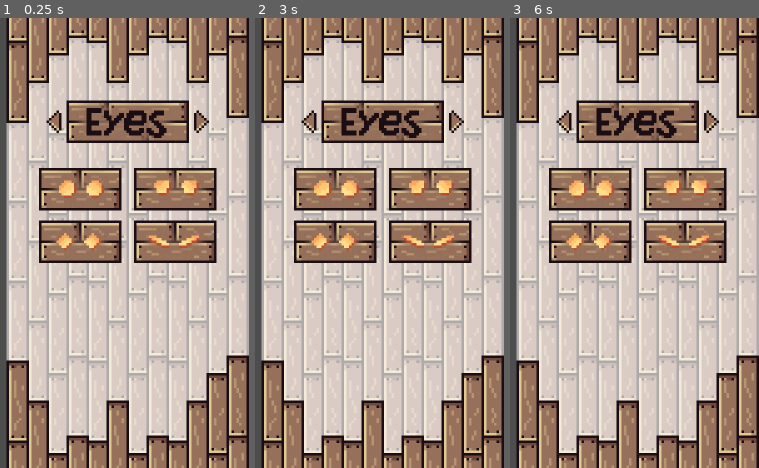
Above: before the commit, frames 1-3 (left to right).
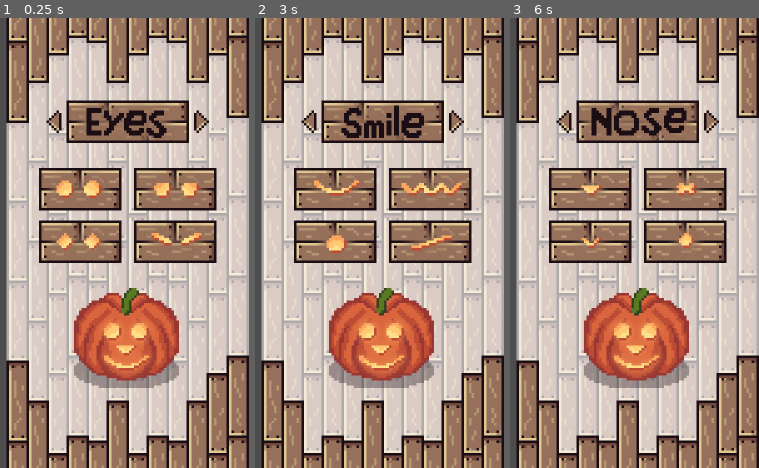
Above: after the commit, the same moments.

Repository: k4444th/Carve-And-Defend
Game: Godot game, scene res://scenes/sidebar/sidebar.tscn
Same seed, same stepped clock (60 frames per second), same inputs: the game is played once before the commit and once after it.
Inputs (mouse positions are in pixels of both pictures, inside the frame that each line leads up to):
- Up to frame 1 (0.25 s): no input
- Up to frame 2 (3 s): click (309, 121) at 0.5 s; click (456, 121) at 1.25 s; click (334, 189) at 2.02 s; click (309, 121) at 2.75 s
- Up to frame 3 (6 s): click (711, 121) at 3.5 s; click (564, 121) at 4.25 s; click (711, 121) at 5 s; tap Enter at 5.75 s

The runs differ from the first frame. In frame 1, 8.7% of the frame differs, in the area x 22-82%, y 36-83%; in frame 2, 11%; in frame 3, 12%, in the area x 20-83%, y 18-83%.

Commit message:
Configure Pumpkin Functionality

Diff:
--- a/scenes/sidebar/feature_button.tscn
+++ b/scenes/sidebar/feature_button.tscn
@@ -17,3 +17,5 @@
 offset_right = 33.0
 offset_bottom = 17.0
 stretch_mode = 2
+
+[connection signal="pressed" from="Background" to="." method="_on_background_pressed"]
--- /dev/null
+++ b/scenes/sidebar/option_selection.gd
@@ -0,0 +1,25 @@
+extends Node2D
+
+signal featureChanged(featureId: int)
+
+@export var featureId: int
+
+@onready var labelNode := $FeatureLabel/LabelText
+
+var labels := [
+	"res://assets/sidebar/eyes_label.png",
+	"res://assets/sidebar/nose_label.png",
+	"res://assets/sidebar/smile_label.png"
+]
+
+func _on_arrow_left_pressed() -> void:
+	featureId = featureId - 1 if featureId > 0 else 2
+	changeLabel()
+
+func _on_arrow_right_pressed() -> void:
+	featureId = featureId + 1 if featureId < 2 else 0
+	changeLabel()
+
+func changeLabel():
+	labelNode.texture = load(labels[featureId])
+	featureChanged.emit(featureId)
--- /dev/null
+++ b/scenes/sidebar/option_selection.tscn
@@ -0,0 +1,43 @@
+[gd_scene load_steps=5 format=3 uid="uid://d2e7ob60vixjg"]
+
+[ext_resource type="Script" uid="uid://du27xlrmw50tb" path="res://scenes/sidebar/option_selection.gd" id="1_iqy3a"]
+[ext_resource type="Texture2D" uid="uid://dk6gg57cg6tjr" path="res://assets/sidebar/button_large.png" id="1_q68pr"]
+[ext_resource type="Texture2D" uid="uid://cheowrvn3kk11" path="res://assets/sidebar/eyes_label.png" id="2_iqy3a"]
+[ext_resource type="Texture2D" uid="uid://4w0745ploypr" path="res://assets/sidebar/Buttons_Arrow.png" id="3_g2c8f"]
+
+[node name="OptionSelection" type="Node2D"]
+script = ExtResource("1_iqy3a")
+
+[node name="FeatureLabel" type="TextureRect" parent="."]
+offset_left = 32.0
+offset_right = 81.0
+offset_bottom = 17.0
+scale = Vector2(4, 4)
+texture = ExtResource("1_q68pr")
+stretch_mode = 2
+
+[node name="LabelText" type="TextureRect" parent="FeatureLabel"]
+layout_mode = 0
+offset_right = 49.0
+offset_bottom = 17.0
+texture = ExtResource("2_iqy3a")
+stretch_mode = 2
+
+[node name="ArrowLeft" type="TextureButton" parent="."]
+offset_top = 16.0
+offset_right = 6.0
+offset_bottom = 25.0
+scale = Vector2(4, 4)
+texture_normal = ExtResource("3_g2c8f")
+
+[node name="ArrowRight" type="TextureButton" parent="."]
+offset_left = 236.0
+offset_top = 16.0
+offset_right = 242.0
+offset_bottom = 25.0
+scale = Vector2(4, 4)
+texture_normal = ExtResource("3_g2c8f")
+flip_h = true
+
+[connection signal="pressed" from="ArrowLeft" to="." method="_on_arrow_left_pressed"]
+[connection signal="pressed" from="ArrowRight" to="." method="_on_arrow_right_pressed"]
--- /dev/null
+++ b/scenes/sidebar/pumpkin_preview.gd
@@ -0,0 +1,65 @@
+extends Node2D
+
+var featurePaths := [
+	[
+	"res://assets/pumpkin/eyes_1.png",
+	"res://assets/pumpkin/eyes_2.png",
+	"res://assets/pumpkin/eyes_3.png",
+	"res://assets/pumpkin/eyes_4.png"
+	],
+	[
+	"res://assets/pumpkin/nose_1.png",
+	"res://assets/pumpkin/nose_2.png",
+	"res://assets/pumpkin/nose_3.png",
+	"res://assets/pumpkin/nose_4.png"
+	],
+	[
+	"res://assets/pumpkin/mouth_1.png",
+	"res://assets/pumpkin/mouth_2.png",
+	"res://assets/pumpkin/mouth_3.png",
+	"res://assets/pumpkin/mouth_4.png"
+	]
+]
+
+var featureGlowPaths := [
+	[
+	"res://assets/pumpkin/eyes_glow_1.png",
+	"res://assets/pumpkin/eyes_glow_2.png",
+	"res://assets/pumpkin/eyes_glow_3.png",
+	"res://assets/pumpkin/eyes_glow_4.png"
+	],
+	[
+	"res://assets/pumpkin/nose_glow_1.png",
+	"res://assets/pumpkin/nose_glow_2.png",
+	"res://assets/pumpkin/nose_glow_3.png",
+	"res://assets/pumpkin/nose_glow_4.png"
+	],
+	[
+	"res://assets/pumpkin/mouth_glow_1.png",
+	"res://assets/pumpkin/mouth_glow_2.png",
+	"res://assets/pumpkin/mouth_glow_3.png",
+	"res://assets/pumpkin/mouth_glow_4.png"
+	]
+]
+
+@onready var glowNode := $Glow
+@onready var featuresNode := $Features
+
+@onready var glows = glowNode.get_children()
+@onready var features = featuresNode.get_children()
+
+func _ready() -> void:
+	setLook(0, 0, 0)
+
+func setLook(eyes, nose, mouth):
+	glows[0].texture = load(featureGlowPaths[0][eyes])
+	glows[1].texture = load(featureGlowPaths[1][nose])
+	glows[2].texture = load(featureGlowPaths[2][mouth])
+
+	features[0].texture = load(featurePaths[0][eyes])
+	features[1].texture = load(featurePaths[1][nose])
+	features[2].texture = load(featurePaths[2][mouth])
+
+func changeLook(featureId, iconId):
+	glows[featureId].texture = load(featureGlowPaths[featureId][iconId])
+	features[featureId].texture = load(featurePaths[featureId][iconId])
--- /dev/null
+++ b/scenes/sidebar/pumpkin_preview.tscn
@@ -0,0 +1,59 @@
+[gd_scene load_steps=10 format=3 uid="uid://b5d34dnjvx1yr"]
+
+[ext_resource type="Script" uid="uid://b6a8o8xexre6e" path="res://scenes/sidebar/pumpkin_preview.gd" id="1_a0ije"]
+[ext_resource type="Texture2D" uid="uid://bnujs5x185vlu" path="res://assets/pumpkin/pumpkin_base.png" id="1_fdwmh"]
+[ext_resource type="Texture2D" uid="uid://btn71elu1ebu4" path="res://assets/pumpkin/pumpkin_greenery.png" id="2_5dkwx"]
+[ext_resource type="Texture2D" uid="uid://bxymv4y75pv87" path="res://assets/pumpkin/eyes_glow_1.png" id="3_ptpt3"]
+[ext_resource type="Texture2D" uid="uid://jeac0vni0p4d" path="res://assets/pumpkin/nose_1.png" id="4_a0ije"]
+[ext_resource type="Texture2D" uid="uid://dqerdwnc0tsnm" path="res://assets/pumpkin/mouth_1.png" id="5_moqlc"]
+[ext_resource type="Texture2D" uid="uid://blftt5ktr17k2" path="res://assets/pumpkin/eyes_1.png" id="6_at3y3"]
+[ext_resource type="Texture2D" uid="uid://b4xyaqywn5kvy" path="res://assets/pumpkin/nose_glow_1.png" id="7_e4i4t"]
+[ext_resource type="Texture2D" uid="uid://y3rlo6od0kq8" path="res://assets/pumpkin/mouth_glow_1.png" id="8_8ec6a"]
+
+[node name="PumpkinPreview" type="Node2D"]
+script = ExtResource("1_a0ije")
+
+[node name="Pumpkin" type="TextureRect" parent="."]
+offset_right = 40.0
+offset_bottom = 40.0
+texture = ExtResource("1_fdwmh")
+
+[node name="Greenery" type="TextureRect" parent="."]
+offset_right = 50.0
+offset_bottom = 50.0
+pivot_offset = Vector2(1524, 827)
+texture = ExtResource("2_5dkwx")
+
+[node name="Glow" type="Node2D" parent="."]
+
+[node name="Eyes" type="TextureRect" parent="Glow"]
+offset_right = 50.0
+offset_bottom = 50.0
+texture = ExtResource("3_ptpt3")
+
+[node name="Nose" type="TextureRect" parent="Glow"]
+offset_right = 40.0
+offset_bottom = 40.0
+texture = ExtResource("7_e4i4t")
+
+[node name="Mouth" type="TextureRect" parent="Glow"]
+offset_right = 40.0
+offset_bottom = 40.0
+texture = ExtResource("8_8ec6a")
+
+[node name="Features" type="Node2D" parent="."]
+
+[node name="Eyes" type="TextureRect" parent="Features"]
+offset_right = 50.0
+offset_bottom = 50.0
+texture = ExtResource("6_at3y3")
+
+[node name="Nose" type="TextureRect" parent="Features"]
+offset_right = 40.0
+offset_bottom = 40.0
+texture = ExtResource("4_a0ije")
+
+[node name="Mouth" type="TextureRect" parent="Features"]
+offset_right = 40.0
+offset_bottom = 40.0
+texture = ExtResource("5_moqlc")
--- /dev/null
+++ b/scenes/sidebar/sidebar.gd
@@ -0,0 +1,19 @@
+extends Node2D
+
+@onready var optionSelectionNode := $UI/WoodTexture/OptionSelection
+@onready var featureOptionsNode := $UI/WoodTexture/FeatureOptions
+@onready var pumpkinPreviewNode := $UI/WoodTexture/PumpkinPreview
+
+@onready var featureOptions = featureOptionsNode.get_children()
+
+func _ready() -> void:
+	optionSelectionNode.connect("featureChanged", changeFeature)
+	for option in featureOptions:
+		option.connect("selectionChanged", changePumpkinLook)
+
+func changePumpkinLook(featureId, iconId):
+	pumpkinPreviewNode.changeLook(featureId, iconId)
+
+func changeFeature(featureId):
+	for option in featureOptions:
+		option.changeFeature(featureId)
--- a/scenes/sidebar/sidebar.tscn
+++ b/scenes/sidebar/sidebar.tscn
@@ -1,16 +1,13 @@
-[gd_scene load_steps=10 format=3 uid="uid://cwylkefq1hfnr"]
+[gd_scene load_steps=6 format=3 uid="uid://cwylkefq1hfnr"]
 
 [ext_resource type="Texture2D" uid="uid://ddfx5vbf8da8t" path="res://assets/sidebar/background.png" id="1_hvnx7"]
-[ext_resource type="Texture2D" uid="uid://dk6gg57cg6tjr" path="res://assets/sidebar/button_large.png" id="2_80ds7"]
-[ext_resource type="Texture2D" uid="uid://cheowrvn3kk11" path="res://assets/sidebar/eyes_label.png" id="3_7s0wd"]
-[ext_resource type="Texture2D" uid="uid://4w0745ploypr" path="res://assets/sidebar/Buttons_Arrow.png" id="4_mt2qc"]
+[ext_resource type="Script" uid="uid://b6txmg0cuc3v6" path="res://scenes/sidebar/sidebar.gd" id="1_kv346"]
+[ext_resource type="PackedScene" uid="uid://d2e7ob60vixjg" path="res://scenes/sidebar/option_selection.tscn" id="3_x4u8e"]
 [ext_resource type="PackedScene" uid="uid://csquanwavdlm" path="res://scenes/sidebar/feature_button.tscn" id="5_80ds7"]
-[ext_resource type="Texture2D" uid="uid://dp1go5uoc0kop" path="res://assets/sidebar/eyes_1_shadow.png" id="6_bl180"]
-[ext_resource type="Texture2D" uid="uid://mpu30qmaauwd" path="res://assets/sidebar/eyes_2_shadow.png" id="7_px00g"]
-[ext_resource type="Texture2D" uid="uid://b0jupb0q6raxq" path="res://assets/sidebar/eyes_3_shadow.png" id="8_q5nq2"]
-[ext_resource type="Texture2D" uid="uid://xehsm3oour04" path="res://assets/sidebar/eyes_4_shadow.png" id="9_m4hxg"]
+[ext_resource type="PackedScene" uid="uid://b5d34dnjvx1yr" path="res://scenes/sidebar/pumpkin_preview.tscn" id="10_80ds7"]
 
 [node name="Sidebar" type="Node2D"]
+script = ExtResource("1_kv346")
 
 [node name="UI" type="CanvasLayer" parent="."]
 
@@ -20,60 +17,32 @@
 anchor_left = 1.0
 anchor_right = 1.0
 anchor_bottom = 1.0
-offset_left = -97.0
+offset_left = -388.0
 grow_horizontal = 0
 grow_vertical = 2
 texture = ExtResource("1_hvnx7")
 stretch_mode = 4
 
-[node name="OptionSelection" type="Node2D" parent="UI/WoodTexture"]
+[node name="OptionSelection" parent="UI/WoodTexture" instance=ExtResource("3_x4u8e")]
 position = Vector2(64, 132)
-
-[node name="FeatureLabel" type="TextureRect" parent="UI/WoodTexture/OptionSelection"]
-offset_left = 32.0
-offset_right = 81.0
-offset_bottom = 17.0
-scale = Vector2(4, 4)
-texture = ExtResource("2_80ds7")
-stretch_mode = 2
-
-[node name="LabelText" type="TextureRect" parent="UI/WoodTexture/OptionSelection/FeatureLabel"]
-layout_mode = 0
-offset_right = 49.0
-offset_bottom = 17.0
-texture = ExtResource("3_7s0wd")
-stretch_mode = 2
-
-[node name="ArrowLeft" type="TextureButton" parent="UI/WoodTexture/OptionSelection"]
-offset_top = 16.0
-offset_right = 6.0
-offset_bottom = 25.0
-scale = Vector2(4, 4)
-texture_normal = ExtResource("4_mt2qc")
-
-[node name="ArrowRight" type="TextureButton" parent="UI/WoodTexture/OptionSelection"]
-offset_left = 236.0
-offset_top = 16.0
-offset_right = 242.0
-offset_bottom = 25.0
-scale = Vector2(4, 4)
-texture_normal = ExtResource("4_mt2qc")
-flip_h = true
 
 [node name="FeatureOptions" type="Node2D" parent="UI/WoodTexture"]
 position = Vector2(52, 240)
 
 [node name="Option1" parent="UI/WoodTexture/FeatureOptions" instance=ExtResource("5_80ds7")]
-iconPath = ExtResource("6_bl180")
 
 [node name="Option2" parent="UI/WoodTexture/FeatureOptions" instance=ExtResource("5_80ds7")]
 position = Vector2(152, 0)
-iconPath = ExtResource("7_px00g")
+iconId = 1
 
 [node name="Option3" parent="UI/WoodTexture/FeatureOptions" instance=ExtResource("5_80ds7")]
 position = Vector2(0, 84)
-iconPath = ExtResource("8_q5nq2")
+iconId = 2
 
 [node name="Option4" parent="UI/WoodTexture/FeatureOptions" instance=ExtResource("5_80ds7")]
 position = Vector2(152, 84)
-iconPath = ExtResource("9_m4hxg")
+iconId = 3
+
+[node name="PumpkinPreview" parent="UI/WoodTexture" instance=ExtResource("10_80ds7")]
+position = Vector2(92, 408)
+scale = Vector2(4, 4)
--- a/scripts/sidebar/feature_button.gd
+++ b/scripts/sidebar/feature_button.gd
@@ -1,8 +1,39 @@
 extends Node2D
 
-@export var iconPath: Resource
+signal selectionChanged(featureId: int, iconId: int)
 
-@onready var icon: TextureRect = $Background/Icon
+@export var featureId: int
+@export var iconId: int
+
+@onready var iconNode: TextureRect = $Background/Icon
+
+var featurePaths := [
+	[
+	"res://assets/sidebar/eyes_1_shadow.png",
+	"res://assets/sidebar/eyes_2_shadow.png",
+	"res://assets/sidebar/eyes_3_shadow.png",
+	"res://assets/sidebar/eyes_4_shadow.png"
+	],
+	[
+	"res://assets/sidebar/nose_1_shadow.png",
+	"res://assets/sidebar/nose_2_shadow.png",
+	"res://assets/sidebar/nose_3_shadow.png",
+	"res://assets/sidebar/nose_4_shadow.png"
+	],
+	[
+	"res://assets/sidebar/mouth_1_shadow.png",
+	"res://assets/sidebar/mouth_2_shadow.png",
+	"res://assets/sidebar/mouth_3_shadow.png",
+	"res://assets/sidebar/mouth_4_shadow.png"
+	]
+]
 
 func _ready() -> void:
-	icon.texture = iconPath
+	iconNode.texture = load(featurePaths[featureId][iconId])
+
+func _on_background_pressed() -> void:
+	selectionChanged.emit(featureId, iconId)
+
+func changeFeature(id):
+	featureId = id
+	iconNode.texture = load(featurePaths[featureId][iconId])
Binary file changed: assets/sidebar/background.png
Binary file changed: assets/sidebar/eyes_1_shadow.png
Binary file changed: assets/sidebar/eyes_2_shadow.png
Binary file changed: assets/sidebar/eyes_3_shadow.png
Binary file changed: assets/sidebar/eyes_4_shadow.png
Binary file added: assets/sidebar/mouth_1_shadow.png
Not shown, added: assets/sidebar/mouth_1_shadow.png.import
Binary file added: assets/sidebar/mouth_2_shadow.png
Not shown, added: assets/sidebar/mouth_2_shadow.png.import
Binary file added: assets/sidebar/mouth_3_shadow.png
Not shown, added: assets/sidebar/mouth_3_shadow.png.import
Binary file added: assets/sidebar/mouth_4_shadow.png
(and 12 more such lines)
